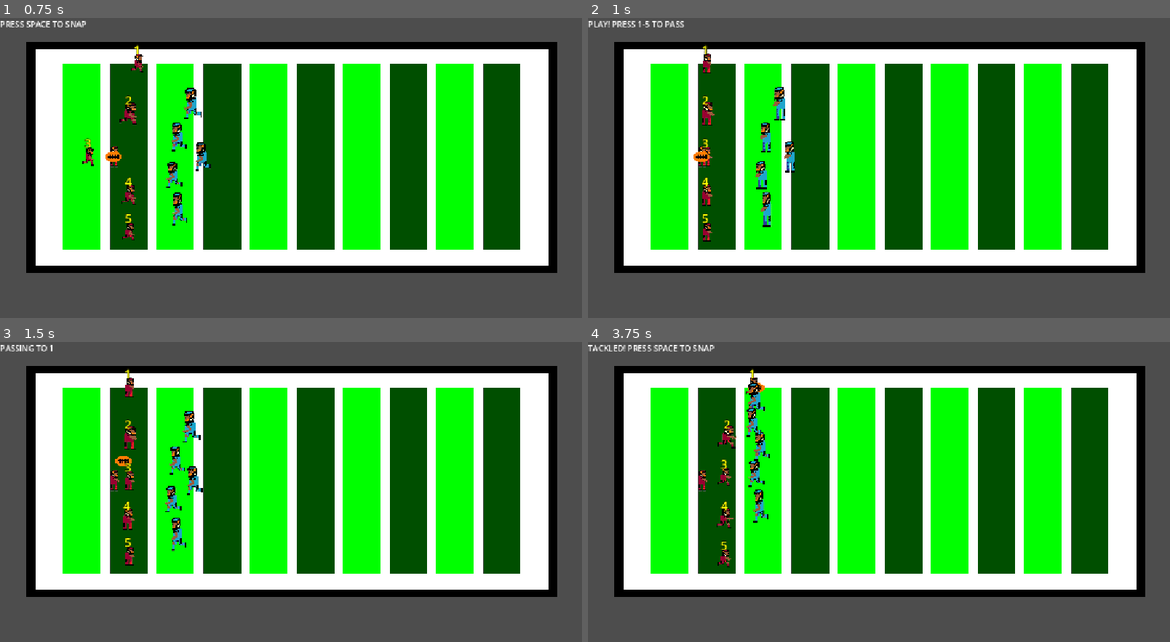
Above: before the commit, frames 1-4 (two rows, left to right).
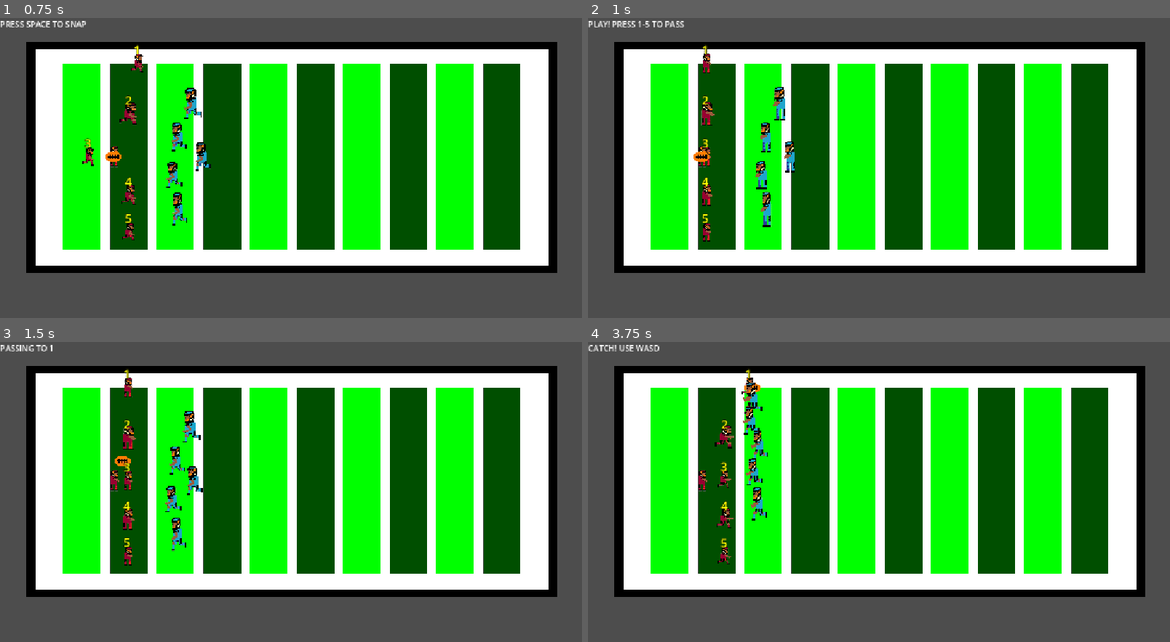
Above: after the commit, the same moments.

Repository: Ventengo1/Haven-Princeton-Game
Game: Godot game, scene res://main.tscn
Same seed, same stepped clock (60 frames per second), same inputs: the game is played once before the commit and once after it.
Inputs:
- Up to frame 1 (0.75 s): tap Space at 0.5 s; hold D from 0.53 s (still down); hold Enter (Enter) from 0.53 s (still down)
- Up to frame 2 (1 s): keep holding D; keep holding Enter (Enter); tap Space at 0.77 s
- Up to frame 3 (1.5 s): keep holding D; release Enter (Enter) at 1.28 s; tap 1 at 1.35 s
- Up to frame 4 (3.75 s): tap Space at 1.52, 3.02 s; release D at 2.03 s; hold A 2.03-2.78 s; tap 2 at 2.1 s; hold D from 2.78 s (still down); tap 3 at 2.85 s; tap 4 at 3.6 s

Frame 1 is identical in both runs. In frame 2, less than 0.1% of the frame differs, in the area x 19-22%, y 11-75%; in frame 3, 0.4%; in frame 4, 1.6%, in the area x 0-32%, y 0-76%.

Commit message:
done

Diff:
--- a/rb.gd
+++ b/rb.gd
@@ -1,6 +1,6 @@
 extends AnimatedSprite2D
 
-@export var speed: float = 110.0
+@export var speed: float = 100.0
 
 var running = false
 var controllable = false
--- a/wr_1.gd
+++ b/wr_1.gd
@@ -1,6 +1,6 @@
 extends AnimatedSprite2D
 
-@export var speed: float = 110.0
+@export var speed: float = 100.0
 
 var running = false
 var controllable = false
--- a/wr_2.gd
+++ b/wr_2.gd
@@ -1,6 +1,6 @@
 extends AnimatedSprite2D
 
-@export var speed: float = 110.0
+@export var speed: float = 100.0
 
 var running = false
 var controllable = false
--- a/wr_3.gd
+++ b/wr_3.gd
@@ -1,6 +1,6 @@
 extends AnimatedSprite2D
 
-@export var speed: float = 110.0
+@export var speed: float = 100.0
 
 var running = false
 var controllable = false
Not shown, changed: export_presets.cfg
